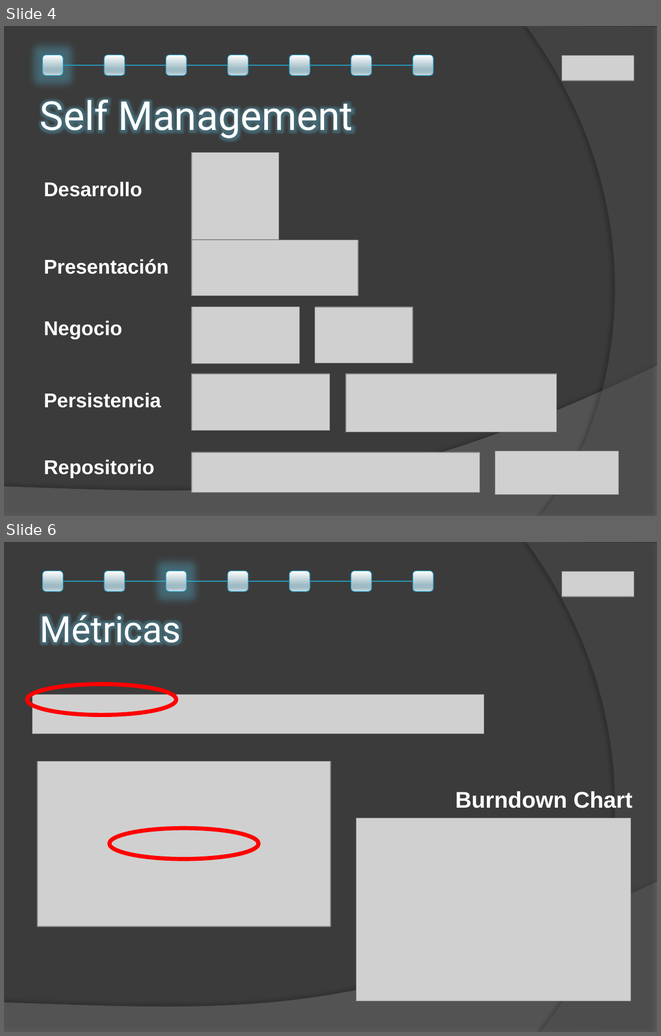
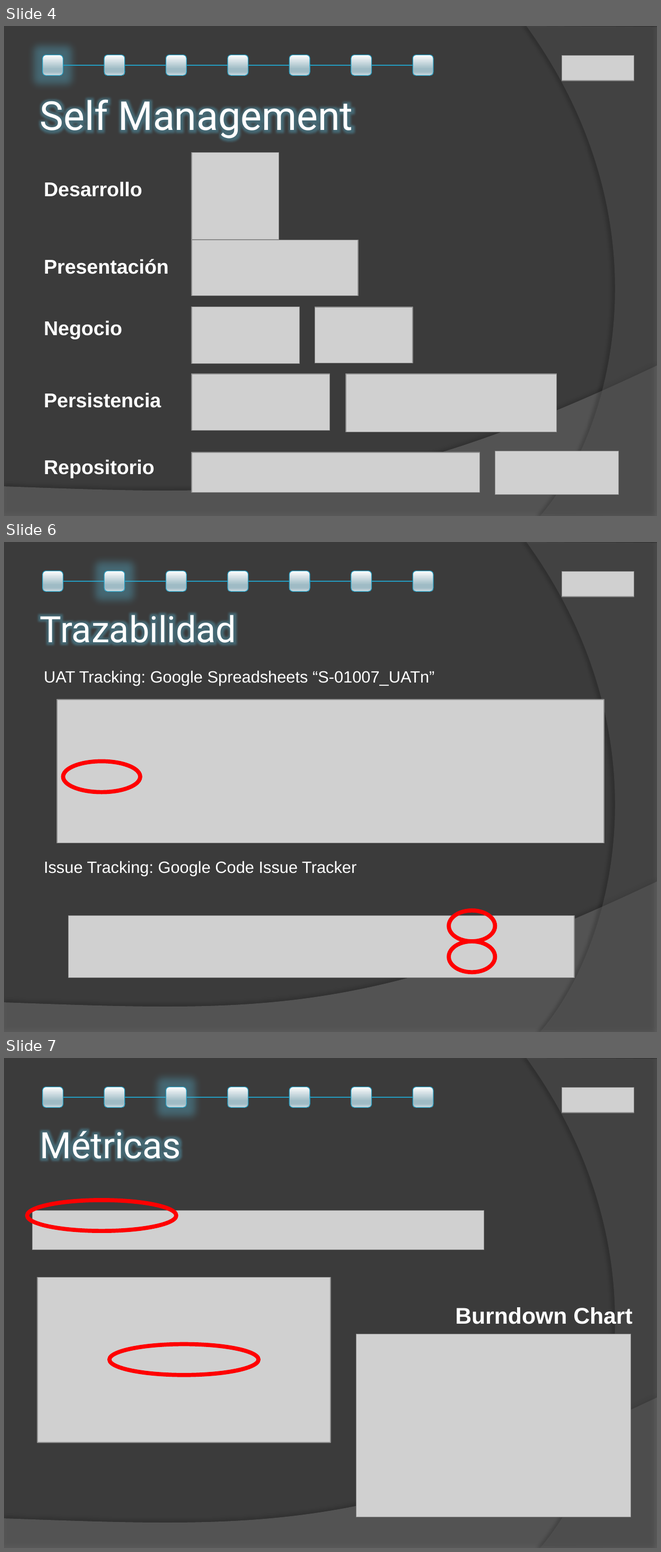
Before and after one commit to nicohen/bob-patinho, a slide deck: Presentaciones/Self Management - Presentación Final V1.pptx. Shown one above the other, each under a label of ours: slides 4 and 6 before the commit, slides 4, 6 and 7 after it; the slides between them are not shown. The pictures are 661x1036 and 661x1552 pixels, drawn with LibreOffice and Linux fonts; fonts in the diff are those of the drawing; grey boxes stand for pictures. Boxes give left, top, right and bottom in pixels: in the first picture for what was removed or moved away, otherwise in the second. Text is boxed around its words. In the diff, an @@ line names an element or a change of style, - is before the commit and + after.

Commit message:
Abro la ppt de trazabilidad en dos para ver mejor el UAT tracking y el issue tracking

```diff
--- a/Presentaciones/Self Management - Presentación Final V1.pptx
+++ b/Presentaciones/Self Management - Presentación Final V1.pptx
@@ slide 6 added at (4,542,657,1032), background #3B3B3B; not listed: 2 template elements that a slide beside it also shows @@
@@ rounded rectangle added at (43,571,63,591), fill gradient #FEFEFE to #A0BCC6 to #9CB9C4 to #A7C0C9 to #DAE4E7, outline #239BC2 0.75 pt @@
@@ rounded rectangle added at (105,571,125,591), fill gradient #FEFEFE to #A0BCC6 to #9CB9C4 to #A7C0C9 to #DAE4E7, outline #239BC2 0.75 pt @@
@@ rounded rectangle added at (166,571,186,591), fill gradient #FEFEFE to #A0BCC6 to #9CB9C4 to #A7C0C9 to #DAE4E7, outline #239BC2 0.75 pt @@
@@ rounded rectangle added at (228,571,248,591), fill gradient #FEFEFE to #A0BCC6 to #9CB9C4 to #A7C0C9 to #DAE4E7, outline #239BC2 0.75 pt @@
@@ rounded rectangle added at (289,571,310,591), fill gradient #FEFEFE to #A0BCC6 to #9CB9C4 to #A7C0C9 to #DAE4E7, outline #239BC2 0.75 pt @@
@@ rounded rectangle added at (351,571,371,591), fill gradient #FEFEFE to #A0BCC6 to #9CB9C4 to #A7C0C9 to #DAE4E7, outline #239BC2 0.75 pt @@
@@ rounded rectangle added at (413,571,433,591), fill gradient #FEFEFE to #A0BCC6 to #9CB9C4 to #A7C0C9 to #DAE4E7, outline #239BC2 0.75 pt @@
@@ picture added at (562,571,634,597) @@
@@ line added from (63, 581) to (105, 581), #239BC2 0.75 pt @@
@@ line added from (125, 581) to (166, 581), #239BC2 0.75 pt @@
@@ line added from (187, 581) to (228, 581), #239BC2 0.75 pt @@
@@ line added from (248, 581) to (289, 581), #239BC2 0.75 pt @@
@@ line added from (310, 581) to (351, 581), #239BC2 0.75 pt @@
@@ line added from (372, 581) to (413, 581), #239BC2 0.75 pt @@
@@ title added at (40,615,237,643), 40 pt, text #FFFFFF @@
+Trazabilidad
@@ text added at (44,670,434,686), 18 pt, text #FFFFFF @@
+UAT Tracking: Google Spreadsheets “S-01007_UATn”
@@ picture added at (57,699,604,843) @@
@@ ellipse added at (63,761,140,792), outline #FF0000 4.5 pt @@
@@ text added at (44,861,356,876), 18 pt, text #FFFFFF @@
+Issue Tracking: Google Code Issue Tracker
@@ picture added at (68,916,574,978) @@
@@ ellipse added at (449,910,495,941), outline #FF0000 4.5 pt @@
@@ ellipse added at (449,941,495,972), outline #FF0000 4.5 pt @@
@@ what was slide 6 is now slide 7 @@
```
Also in this commit, not shown: 2 slides changed.
